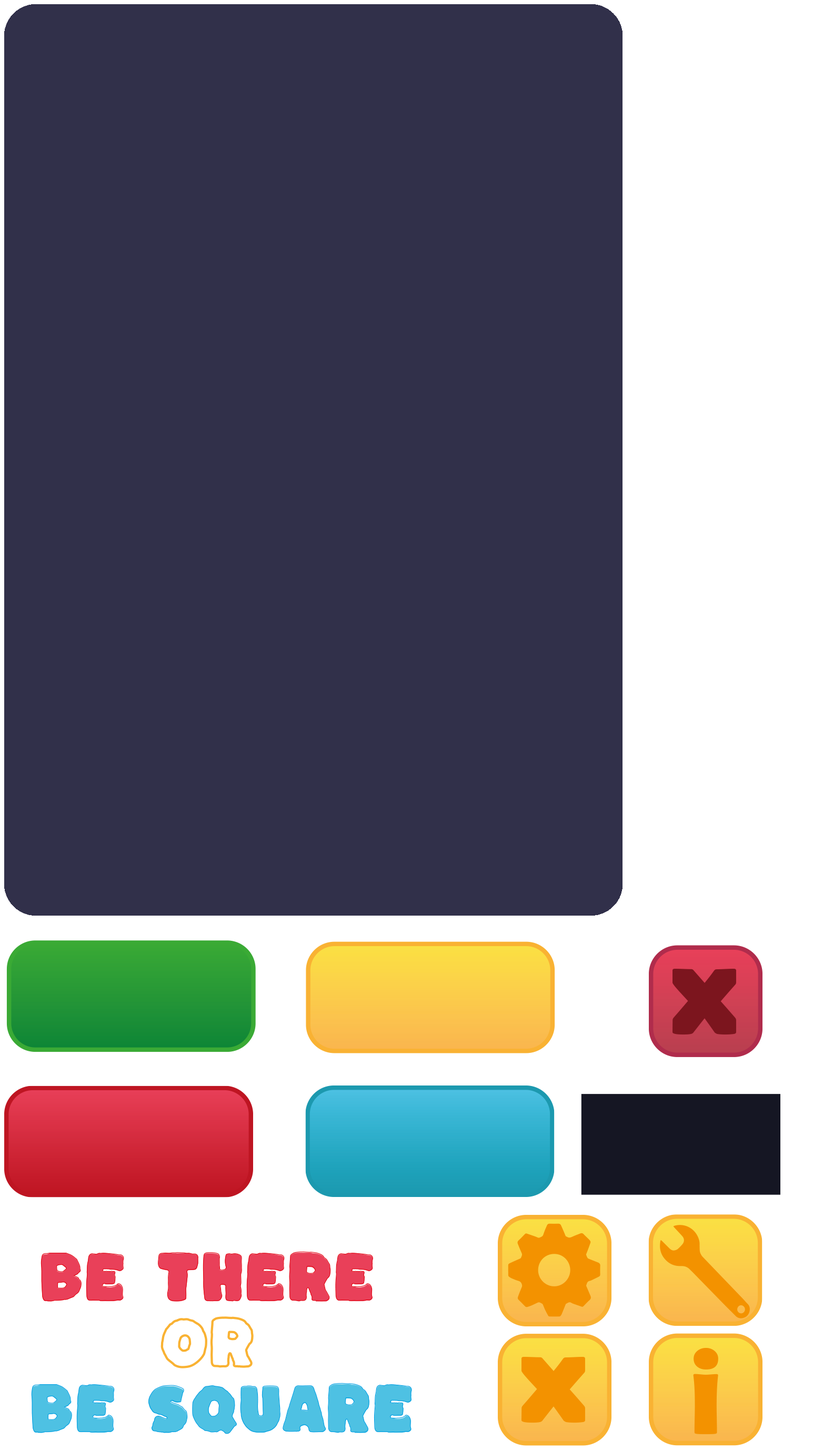
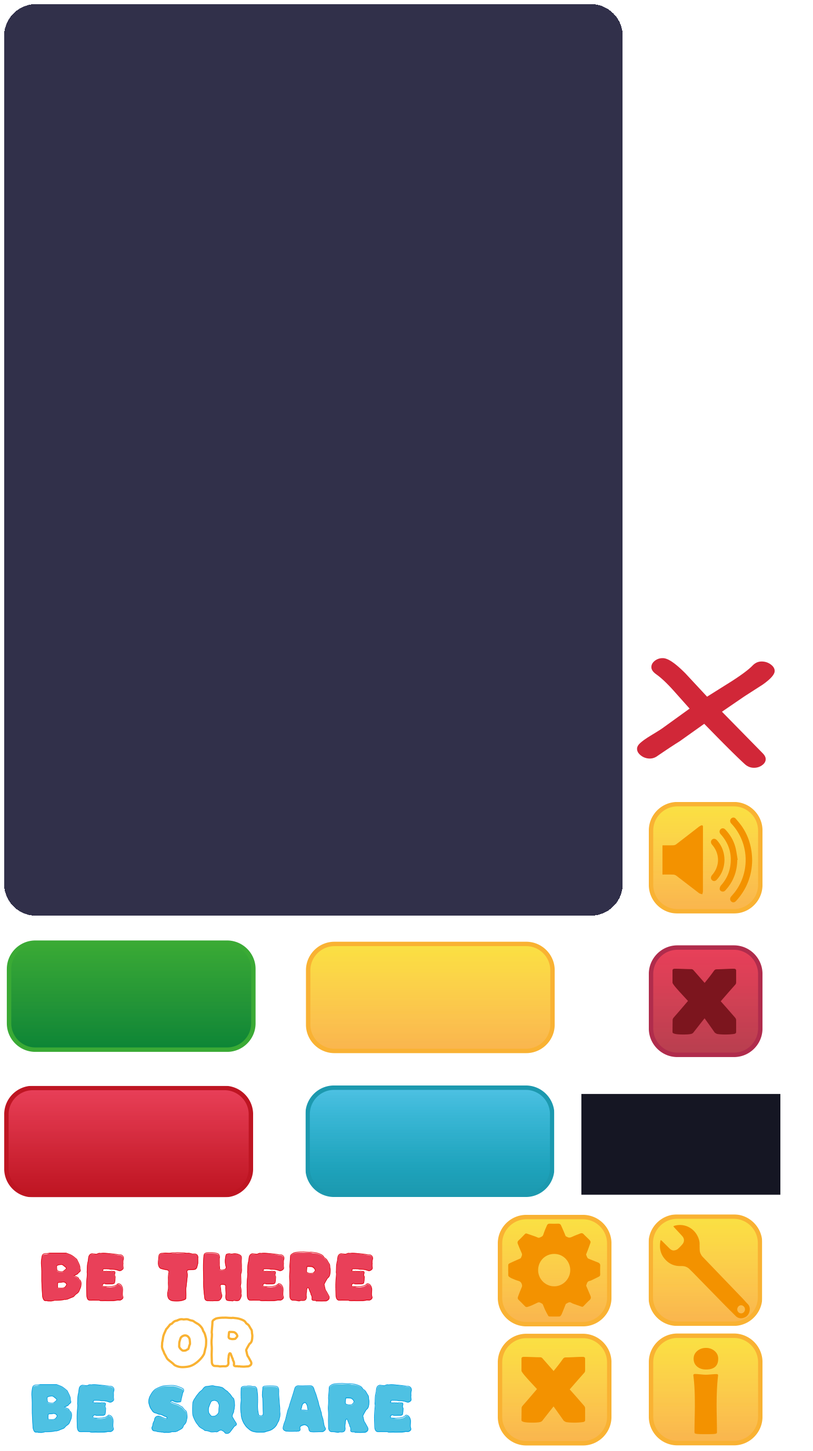
Comparing the layer stacks of the two 813×1451 images. Changes:
added layer "x" above "Layer 3" over [636, 658, 775, 768]
added layer "Layer 9" above "Layer 1" over [648, 802, 763, 914]
